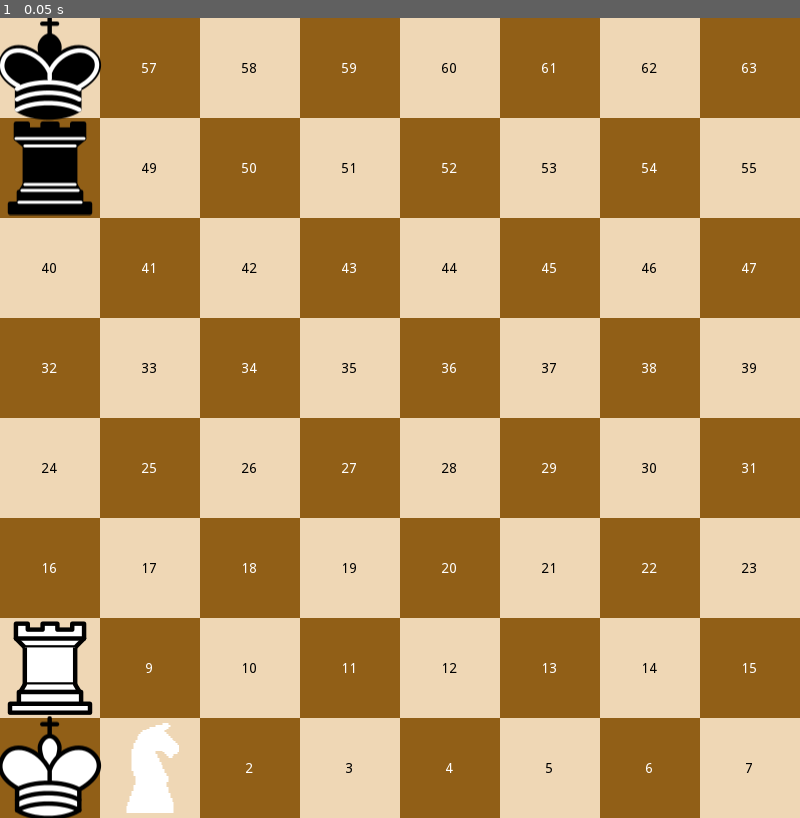
Above: before the commit, frame 1.
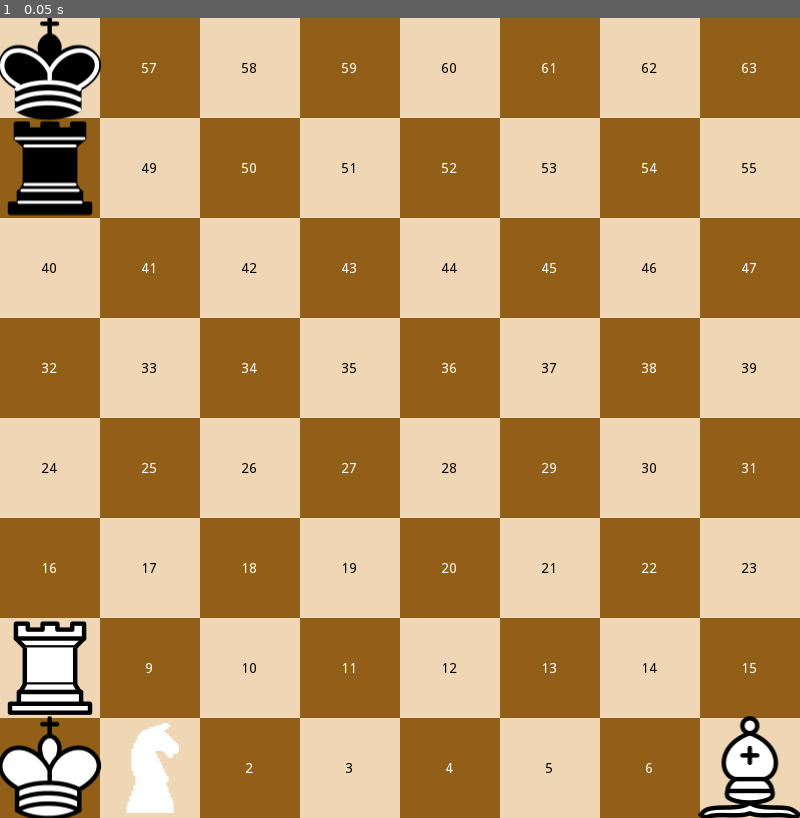
Above: after the commit, the same moment.

Repository: sammy-kuang/EvolutionChess
Game: Godot game, scene res://Main.tscn
Two runs of this game, one before a commit and one after it. Both use one fixed random seed, a clock stepped at 60 frames per second and the inputs below.
Inputs:
- Up to frame 1 (0.05 s): no input

The runs differ from the first frame. In frame 1, 0.8% of the frame differs, in the area x 87-100%, y 87-100%.

Commit message:
finish stable legal move check

Diff:
--- a/Instances/Piece.gd
+++ b/Instances/Piece.gd
@@ -28,7 +28,6 @@
 
 func search_for_path_block(input_array):
 	var ret_data = []
-	print(input_array.size())
 	for i in range(input_array.size()):
 		var t = input_array[i]
 		var piece = t.piece
@@ -73,9 +72,23 @@
 		if move.end_tile == end_tile:
 			return move
 
-func generate_possible_moves(): # this is gonna be messy...
+func clear_pseudo_legals():
+	var cache = possible_moves.duplicate()
 	possible_moves.clear()
-	possible_moves.append(Move.new(tile, tile, self, null))
+	for move in cache:
+		main_ref.move(move, true)
+		if !get_team().get_enemy_team().has_enemy_in_check():
+			possible_moves.append(move)
+		main_ref.undo_move(move, true)
+
+#	var move = possible_moves[4]
+#	main_ref.move(move, true)
+#	if !get_team().get_enemy_team().has_enemy_in_check():
+#		possible_moves.append(move)
+
+func generate_possible_moves(pseudo_check : bool =  true): # this is gonna be messy...
+	possible_moves.clear()
+
 	var generation = []
 	match piece_type:
 		0: # pawn
@@ -98,6 +111,11 @@
 					possible_moves.append(Move.new(tile, t, self, t.piece))
 				elif !t.has_piece():
 					possible_moves.append(Move.new(tile, t, self, null))
+	if pseudo_check:
+		clear_pseudo_legals()
+
+	possible_moves.append(Move.new(tile, tile, self, null)) # always allow the user to put the piece back
+
 
 func results_in_check(move : Move, team : int):
 	pass
@@ -106,6 +124,9 @@
 	tile = new_tile
 	position = tile.position
 
+func get_team():
+	return main_ref.teams[team]
+
 
 # Called every frame. 'delta' is the elapsed time since the previous frame.
 #func _process(delta):
--- a/Instances/Tile.gd
+++ b/Instances/Tile.gd
@@ -3,6 +3,7 @@
 
 # ui and general info
 var tile_color : Color
+var white_tile = true
 var tile_pos : Vector2
 var index : int = 0
 var main_ref = null
@@ -17,7 +18,7 @@
 
 # Called when the node enters the scene tree for the first time.
 func _ready():
-	self_modulate = tile_color
+	update_color()
 	set_label(index as String)
 
 	if tile_color == main_ref.black_color: # ui stuff
@@ -199,7 +200,8 @@
 func set_label(text : String):
 	get_child(0).get_child(0).text = text
 
-
+func update_color():
+	self_modulate = tile_color
 
 func _on_mouse_entered():
 	main_ref.mouse_tile = self
--- a/Instances/Tile.tscn
+++ b/Instances/Tile.tscn
@@ -4,6 +4,7 @@
 [ext_resource path="res://Instances/Tile.gd" type="Script" id=2]
 
 [node name="Tile" type="Sprite"]
+z_index = -1
 texture = ExtResource( 1 )
 script = ExtResource( 2 )
 
--- a/Main.gd
+++ b/Main.gd
@@ -27,13 +27,10 @@
 func _ready():
 	generate_board()
 	create_teams()
-	parse_fen_string("k7/r8/8/8/8/8/R7/KN6 w KQkq - 0 1")
+	parse_fen_string("k7/r8/8/8/8/8/R7/KN5B w KQkq - 0 1")
 
 	var p = pieces[1]
 	var up = p.search_for_path_block(p.tile.get_upward())
-
-	#for i in range(up.size()):
-		#up[i].set_highlight(true, up[i].color_order[i])
 
 func _process(_delta):
 	if get_viewport().get_mouse_position().x > 800+piece_offset:
@@ -41,6 +38,7 @@
 
 	if mouse_piece != null:
 		mouse_piece.position = get_viewport().get_mouse_position()
+
 
 func _input(event):
 	if event.is_action_pressed("click"): # we got a click
@@ -69,8 +67,8 @@
 	move(move, false)
 
 	# highlighting
-	for i in range(mouse_piece.possible_moves.size()):
-		mouse_piece.possible_moves[i].end_tile.set_highlight(false)
+	for move in mouse_piece.possible_moves:
+		move.end_tile.set_highlight(false)
 
 	# moved event (did the player just put the piece back into its original spot?)
 	if move.end_tile == mouse_piece.cached_tile:
@@ -87,6 +85,12 @@
 	var st : Tile = move.start_tile
 	var et : Tile = move.end_tile
 
+	# taken
+	if tp != null:
+		tp.visible = false
+		tp.tile.piece = null # review that this is actually needed
+		tp.tile = null
+
 	# start
 	st.piece = null
 	# end
@@ -95,21 +99,16 @@
 	if !is_simulation:
 		mp.position = et.position
 
-	# taken
-	if tp != null:
-		tp.visible = false
-		tp.tile = null
-
 	last_move = move
-
 
 func undo_move(move : Move, was_simulation : bool = false):
 	move(Move.new(move.end_tile, move.start_tile, move.move_piece, null), was_simulation)
 	var tp = move.taken_piece
 	if tp != null:
-		move(Move.new(move.end_tile, move.end_tile, tp, null), was_simulation)
+		var et = move.end_tile
+		et.piece = tp
+		tp.tile = et
 		tp.visible = true
-
 
 
 func moved(move : Move):
@@ -150,8 +149,8 @@
 
 
 func create_teams():
-	teams.append(Team.new(0))
-	teams.append(Team.new(1))
+	teams.append(Team.new(0, self))
+	teams.append(Team.new(1, self))
 
 func generate_board():
 	var index = -1;
@@ -167,6 +166,7 @@
 			instance.index = index
 			instance.tile_pos = Vector2(x, y)
 			instance.main_ref = self
+			instance.white_tile = is_light
 			add_child(instance)
 			tiles.append(instance)
 
--- a/Scripts/Team.gd
+++ b/Scripts/Team.gd
@@ -1,5 +1,7 @@
 extends Node
 class_name Team
+
+var main_ref = null
 
 var TEAM = {
 	0 : "white",
@@ -9,8 +11,10 @@
 var pieces = []
 var team_index = 0
 
-func _init(team_index:int = 0):
+func _init(team_index:int = 0, main_ref = null):
 	self.team_index = team_index
+	self.main_ref = main_ref
+
 
 func get_king():
 	for piece in pieces:
@@ -18,3 +22,35 @@
 			return piece
 	push_error("King is null!!!")
 	return null # THIS SHOULD NOT OCCUR
+
+func get_enemy_king():
+	return main_ref.teams[get_enemy_team_index()].get_king()
+
+func get_enemy_team():
+	return main_ref.teams[get_enemy_team_index()]
+
+func print_king():
+	print("King is at tile: " + get_king().tile.index as String)
+
+func get_random_piece():
+	var rng = RandomNumberGenerator.new()
+	rng.randomize()
+	var r = rng.randi_range(0, pieces.size())
+	return pieces[r]
+
+func get_upgradable_piece(iter : int = 1 ):
+	pass #todo kek
+
+func get_enemy_team_index():
+	return 1 if team_index == 0 else 0
+
+func has_enemy_in_check():
+	for piece in pieces:
+		if piece.visible == false: # Piece is taken
+			continue
+
+		piece.generate_possible_moves(false)
+		for move in piece.possible_moves:
+			if move.end_tile.index == get_enemy_king().tile.index:
+				return true
+	return false
--- a/project.godot
+++ b/project.godot
@@ -60,6 +60,10 @@
 window/size/height=800
 window/size/resizable=false
 
+[global]
+
+Stack=false
+
 [input]
 
 click={
